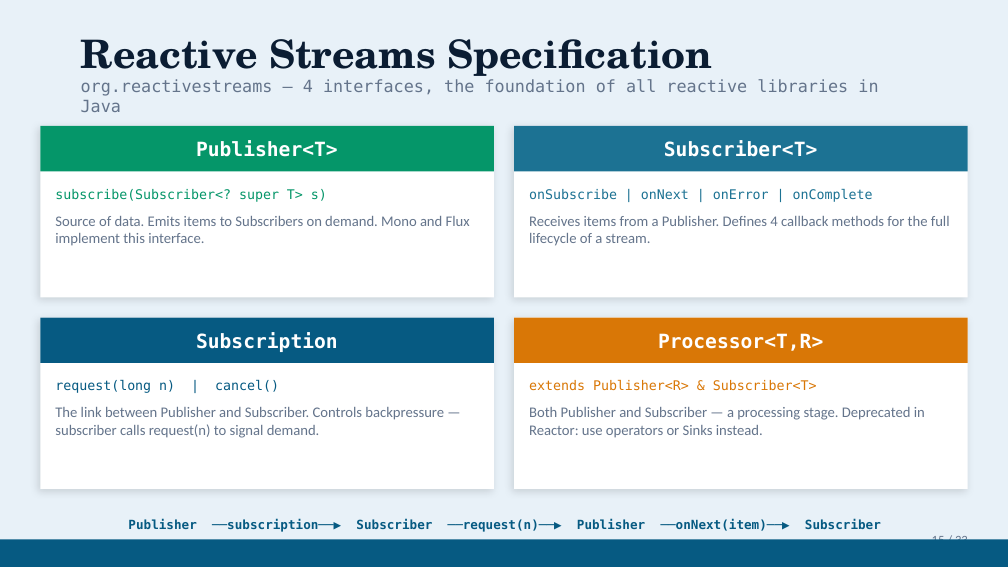
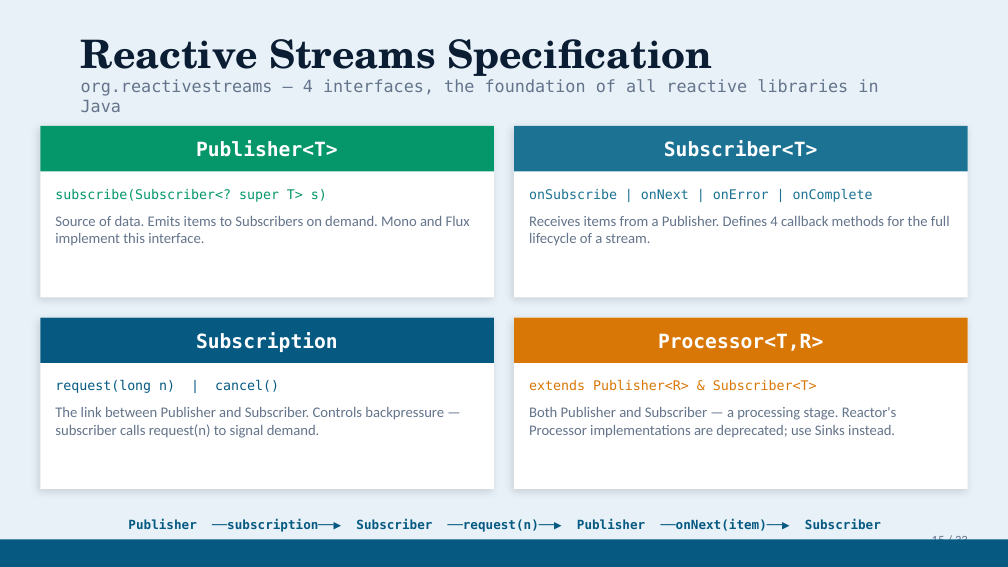
Before and after one commit to gitkoyot/reactor-presentation, a slide deck: slide 15 of WebFlux-Reactive-vs-Blocking.pptx. Drawn at 1008x567 pixels with LibreOffice and Linux fonts; fonts in the diff are those of the drawing. Boxes give left, top, right and bottom in pixels: in the first picture for what was removed or moved away, otherwise in the second. Text is boxed around its words. In the diff, an @@ line names an element or a change of style, - is before the commit and + after.

```diff
--- a/WebFlux-Reactive-vs-Blocking.pptx
+++ b/WebFlux-Reactive-vs-Blocking.pptx
@@ text at (529,407,897,438): text changed @@
-Both Publisher and Subscriber — a processing stage. Deprecated in Reactor: use operators or Sinks instead.
+Both Publisher and Subscriber — a processing stage. Reactor's Processor implementations are deprecated; use Sinks instead.
```
Also in this commit, not shown: 8 other slides changed, 1 other file.
